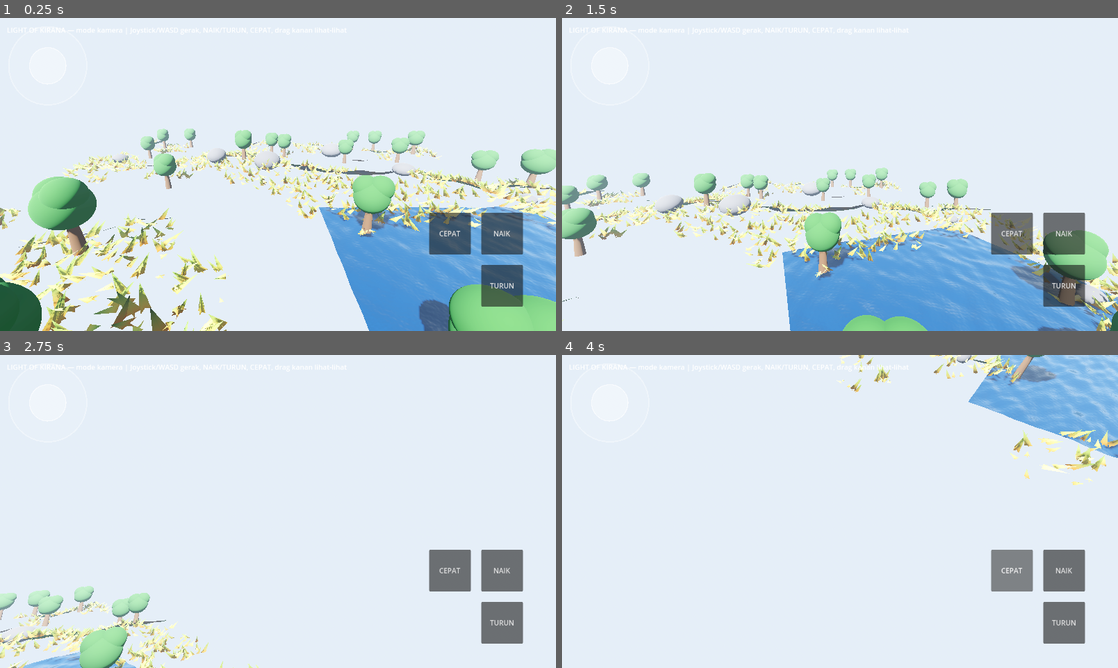
Above: before the commit, frames 1-4 (two rows, left to right).
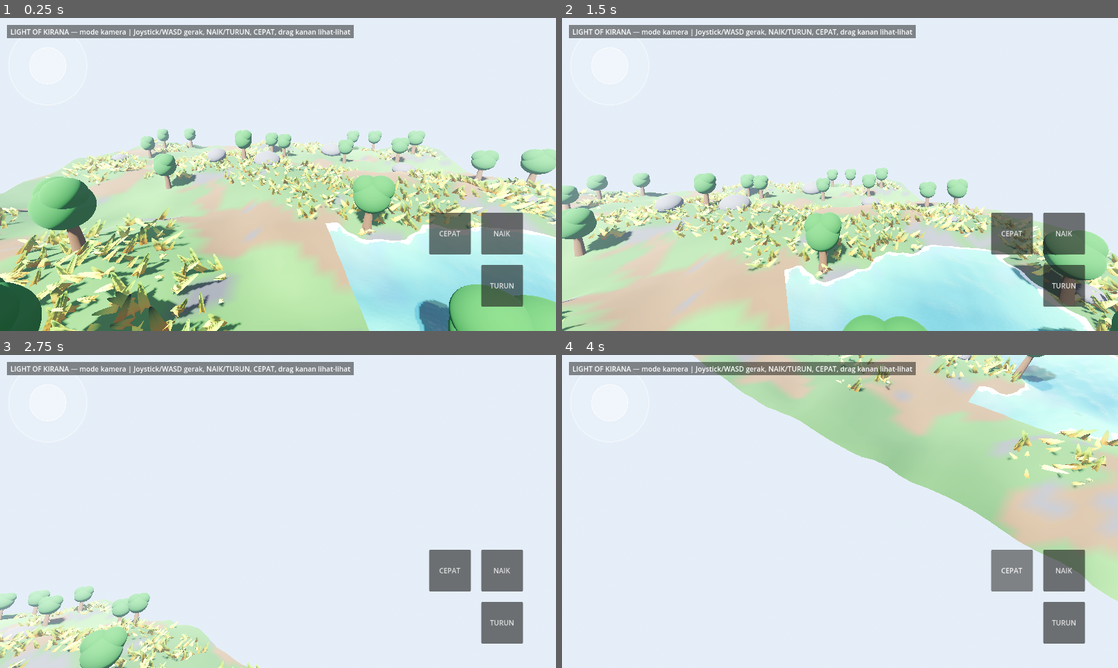
Above: after the commit, the same moments.

Repository: bagus123triga/light-of-kirana
Game: Godot game, scene res://scenes/main.tscn
The game is run twice, just before and just after one commit, with the same random seed, the same clock (stepped at 60 frames per second) and the same inputs.
Inputs (mouse positions are in pixels of both pictures, inside the frame that each line leads up to):
- Up to frame 1 (0.25 s): no input
- Up to frame 2 (1.5 s): drag from (612, 64) to (895, 105) at 0.52 s; drag from (728, 190) to (812, 237) at 1.27 s
- Up to frame 3 (2.75 s): move the mouse to (333, 442) at 2.02 s; hold D from 2.03 s (still down); hold Shift from 2.03 s (still down)
- Up to frame 4 (4 s): release D at 2.75 s; release Shift at 2.75 s; drag from (812, 574) to (673, 464) at 2.77 s; move the mouse to (1006, 558) at 3.52 s; hold A from 3.53 s (still down); hold Shift from 3.53 s (still down); tap Space at 3.77 s

The runs differ from the first frame. In frame 1, 44% of the frame differs, in the area x 0-100%, y 2-100%; in frame 2, 35%; in frame 3, 6.4%; in frame 4, 30%.

Commit message:
Fix tanah putih: normal terrain terbalik + bilah rumput jadi quad

Diff:
--- a/scripts/main.gd
+++ b/scripts/main.gd
@@ -31,6 +31,13 @@
 	var label := Label.new()
 	label.text = "LIGHT OF KIRANA — mode kamera | Joystick/WASD gerak, NAIK/TURUN, CEPAT, drag kanan lihat-lihat"
 	label.position = Vector2(16, 16)
+	var label_bg := StyleBoxFlat.new()
+	label_bg.bg_color = Color(0.0, 0.0, 0.0, 0.45)
+	label_bg.content_margin_left = 8.0
+	label_bg.content_margin_right = 8.0
+	label_bg.content_margin_top = 4.0
+	label_bg.content_margin_bottom = 4.0
+	label.add_theme_stylebox_override("normal", label_bg)
 	layer.add_child(label)
 
 
--- a/scripts/world.gd
+++ b/scripts/world.gd
@@ -157,7 +157,10 @@
 			var b := a + 1
 			var c := a + SUBDIV + 1
 			var d := c + 1
-			indices.append_array([a, c, b, b, c, d])
+			# Urutan segitiga [a,b,c, b,d,c] — generate_normals() memberi
+			# normal ke ATAS untuk urutan ini; [a,c,b] terbalik (normal
+			# ke bawah, tanah cuma kena ambient → putih di tablet).
+			indices.append_array([a, b, c, b, d, c])
 	var arrays := []
 	arrays.resize(Mesh.ARRAY_MAX)
 	arrays[Mesh.ARRAY_VERTEX] = verts
@@ -214,7 +217,10 @@
 # --- Rumput (hanya di tanah berumput, bukan tanah gundul / batu) ---
 
 func _blade_mesh() -> ArrayMesh:
-	# 2 quad menyilang, meruncing ke ujung. UV.y = 0 di ujung, 1 di pangkal.
+	# 2 quad menyilang (bukan segitiga!) — shader gameidea mengharapkan
+	# quad penuh: UV.x 0..1 selebar bilah, UV.y = 0 di ujung, 1 di pangkal,
+	# biar discard-nya membentuk bilah yang meruncing. Segitiga tunggal
+	# bikin rumput kelihatan seperti duri kuning di tablet.
 	var verts := PackedVector3Array()
 	var uvs := PackedVector2Array()
 	var indices := PackedInt32Array()
@@ -226,10 +232,11 @@
 	for q in quads:
 		var bl: Vector3 = q[0]
 		var br: Vector3 = q[1]
-		verts.append_array([bl, br, Vector3(0.0, 0.7, 0.0)])
-		uvs.append_array([Vector2(0.0, 1.0), Vector2(1.0, 1.0), Vector2(0.5, 0.0)])
-		indices.append_array([base + 0, base + 1, base + 2])
-		base += 3
+		# Kiri-bawah, kanan-bawah, kanan-atas (ujung), kiri-atas (ujung).
+		verts.append_array([bl, br, br + Vector3(0.0, 0.7, 0.0), bl + Vector3(0.0, 0.7, 0.0)])
+		uvs.append_array([Vector2(0.0, 1.0), Vector2(1.0, 1.0), Vector2(1.0, 0.0), Vector2(0.0, 0.0)])
+		indices.append_array([base + 0, base + 1, base + 2, base + 0, base + 2, base + 3])
+		base += 4
 	var arrays := []
 	arrays.resize(Mesh.ARRAY_MAX)
 	arrays[Mesh.ARRAY_VERTEX] = verts
